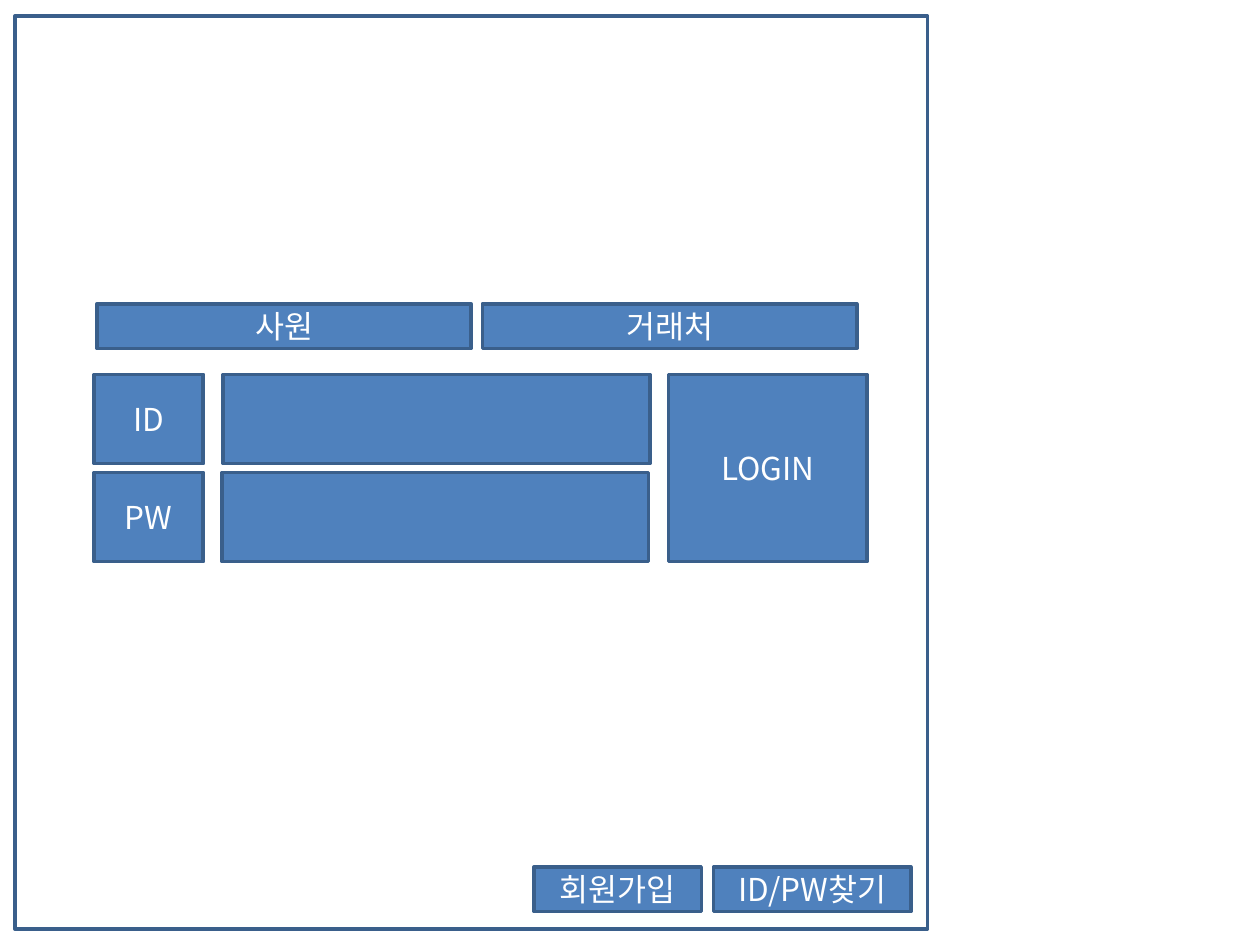
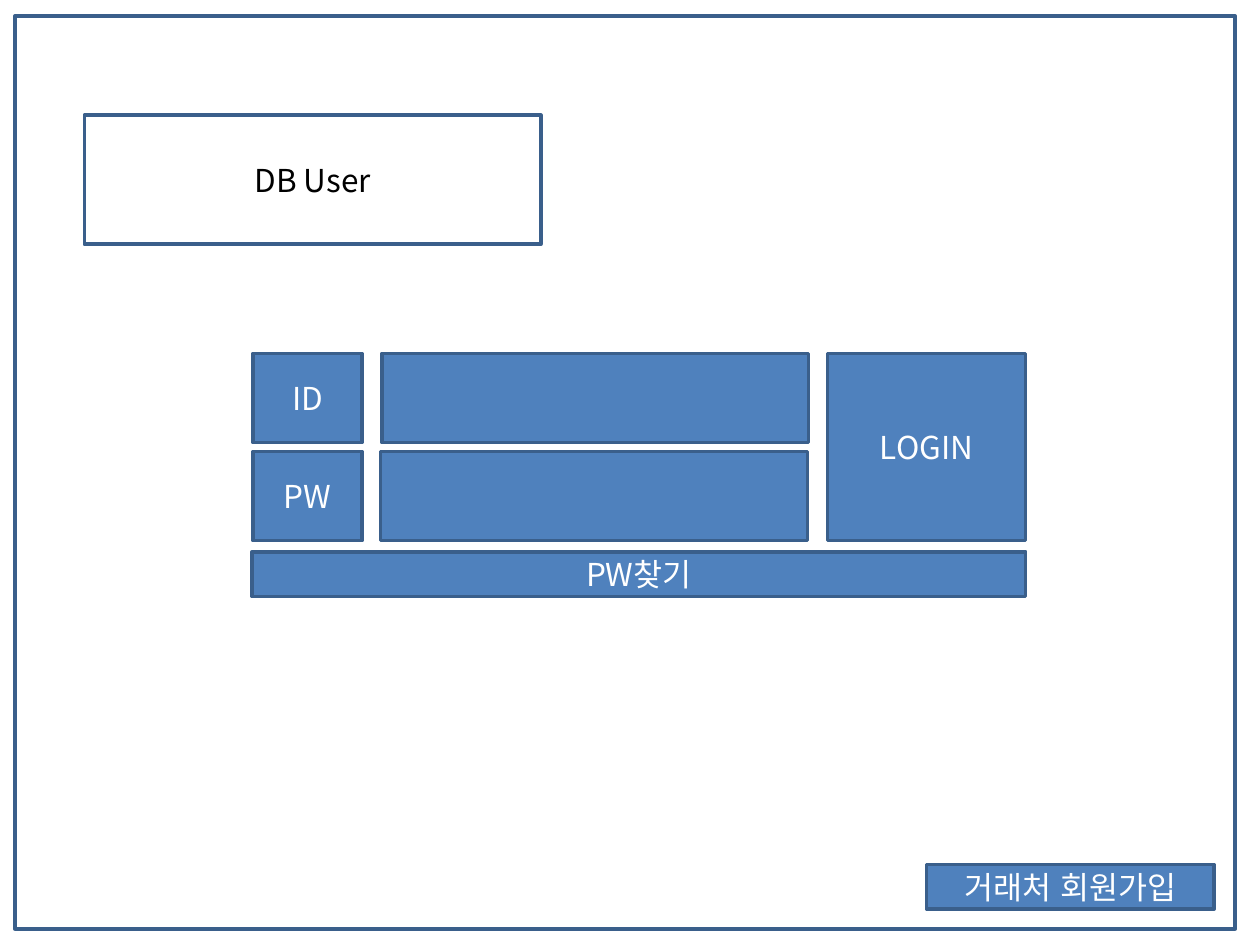
Before and after one commit to tandohak/SaleManagement, a slide deck: slide 1 of src/main/resources/exErd/세일즈.pptx. Drawn at 1260x945 pixels with LibreOffice and Linux fonts; fonts in the diff are those of the drawing. Boxes give left, top, right and bottom in pixels: in the first picture for what was removed or moved away, otherwise in the second. Text is boxed around its words. In the diff, an @@ line names an element or a change of style, - is before the commit and + after.

```diff
--- a/src/main/resources/exErd/세일즈.pptx
+++ b/src/main/resources/exErd/세일즈.pptx
@@ rectangle: place and size @@
-rectangle at <box>15,16,927,929</box>
+rectangle at <box>15,16,1236,929</box>
@@ rectangle added at <box>84,116,541,244</box>, outline #3A5F8C 2 pt, 18 pt, text #000000 @@
+DB User
@@ rectangle removed at <box>97,304,471,348</box> @@
-사원
@@ rectangle removed at <box>483,304,857,348</box> @@
-거래처
@@ 5 rectangles: place and size @@
-5 rectangles at <box>94,374,867,562</box>
+5 rectangles at <box>253,354,1026,542</box>
@@ rectangle "PW찾기": place and size @@
-rectangle "PW찾기" at <box>713,867,911,911</box>
+rectangle "PW찾기" at <box>252,552,1026,596</box>
@@ text in rectangle at <box>586,560,692,589</box>: text changed @@
-ID/PW찾기
+PW찾기
@@ rectangle "거래처 회원가입": place and size @@
-rectangle "거래처 회원가입" at <box>534,867,702,911</box>
+rectangle "거래처 회원가입" at <box>926,864,1213,908</box>
@@ text in rectangle at <box>965,873,1176,908</box>: text changed @@
-회원가입
+거래처 회원가입
```
Also in this commit, not shown: 4 other slides changed, 5 slides added, 4 slides removed, 1 other file.
